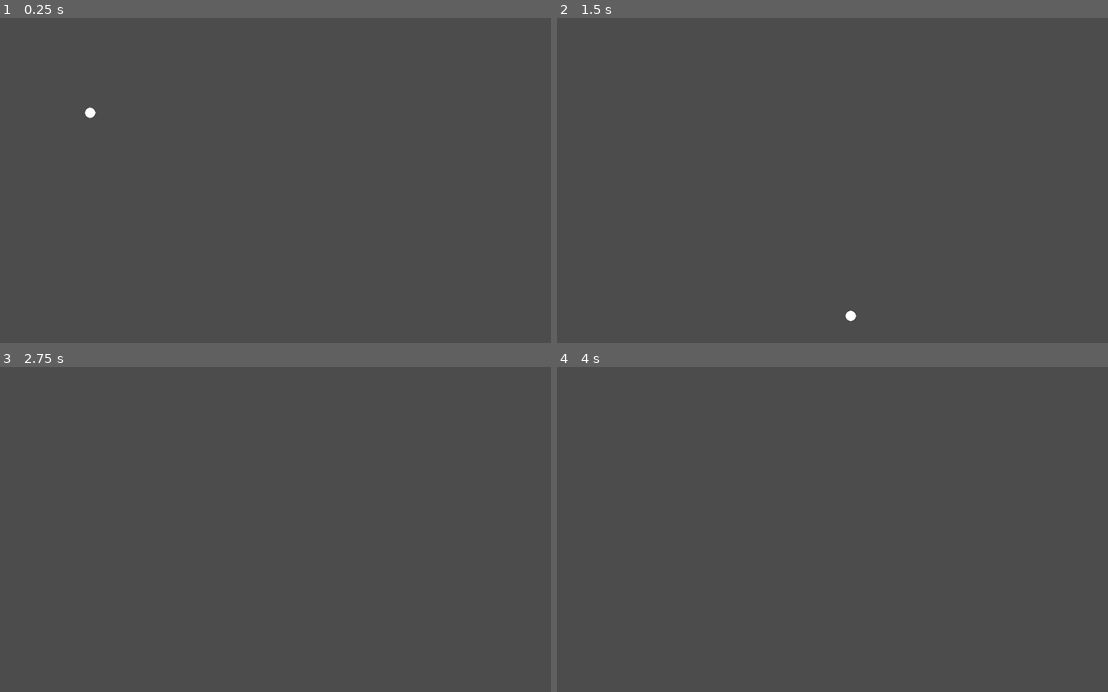
Above: before the commit, frames 1-4 (two rows, left to right).
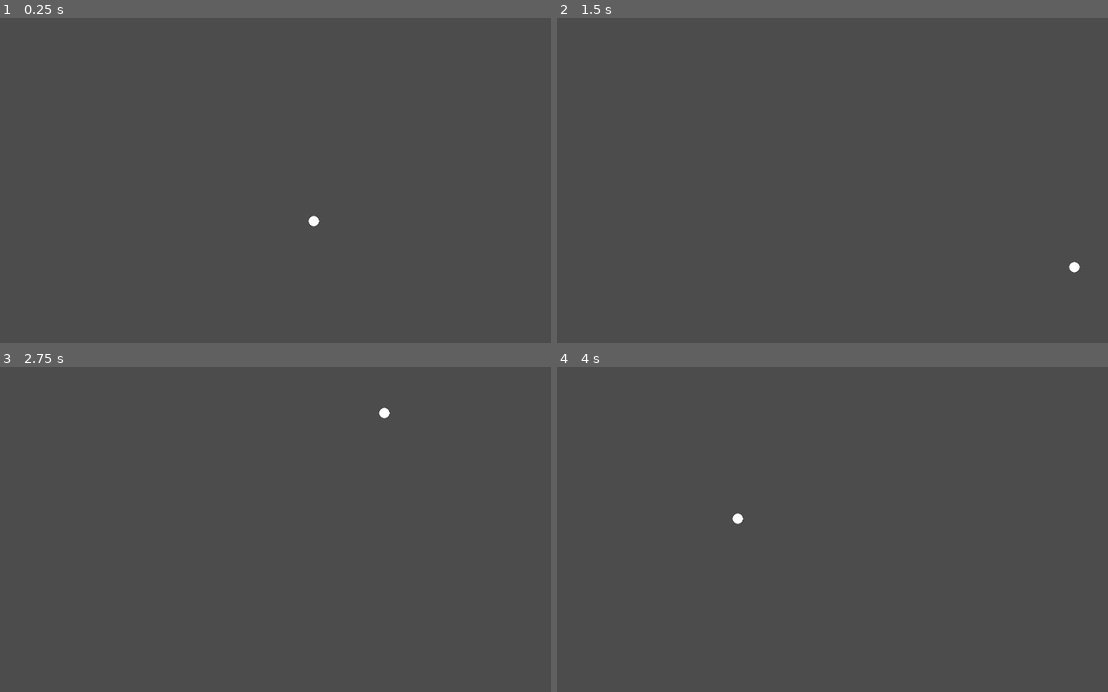
Above: after the commit, the same moments.

Repository: RamirezR/Warlords_Godot
Game: Godot game, scene res://ball.tscn
Same seed, same stepped clock (60 frames per second), same inputs: the game is played once before the commit and once after it.
Inputs:
- Up to frame 1 (0.25 s): no input
- Up to frame 2 (1.5 s): no input
- Up to frame 3 (2.75 s): no input
- Up to frame 4 (4 s): no input

The runs differ from the first frame. In frame 1, 0.1% of the frame differs, in the area x 15-59%, y 27-65%; in frame 2, 0.1%; in frame 3, less than 0.1%; in frame 4, less than 0.1%.

Commit message:
wall bouncing

Diff:
--- a/KinematicBody2D.gd
+++ b/KinematicBody2D.gd
@@ -2,8 +2,8 @@
 
 
 # Declare member variables here. Examples:
-export var xPos = 100
-export var yPos = 100
+export var xPos = 512
+export var yPos = 300
 
 export var deltaX = 5
 export var deltaY = 5
@@ -18,3 +18,8 @@
 func _process(delta):
 	position.x += deltaX
 	position.y += deltaY
+
+	if position.y > 600 or position.y < 0:
+		deltaY = -deltaY
+	if position.x > 1024 or position.x < 0:
+		deltaX = -deltaX
--- a/Warlords.tscn
+++ b/Warlords.tscn
@@ -1,3 +1,7 @@
-[gd_scene format=2]
+[gd_scene load_steps=2 format=2]
+
+[ext_resource path="res://ball.tscn" type="PackedScene" id=2]
 
 [node name="Warlords" type="Node2D"]
+
+[node name="ball" parent="." instance=ExtResource( 2 )]
--- a/wall.tscn
+++ b/wall.tscn
@@ -3,7 +3,7 @@
 [ext_resource path="res://Area2D.gd" type="Script" id=1]
 
 [sub_resource type="RectangleShape2D" id=1]
-extents = Vector2( 521.057, 10 )
+extents = Vector2( 512.548, 10 )
 
 [node name="wall" type="Node2D"]
 
@@ -11,5 +11,5 @@
 script = ExtResource( 1 )
 
 [node name="CollisionShape2D" type="CollisionShape2D" parent="Area2D"]
-position = Vector2( 508.85, 609.674 )
+position = Vector2( 0.0239906, 0.0300264 )
 shape = SubResource( 1 )
